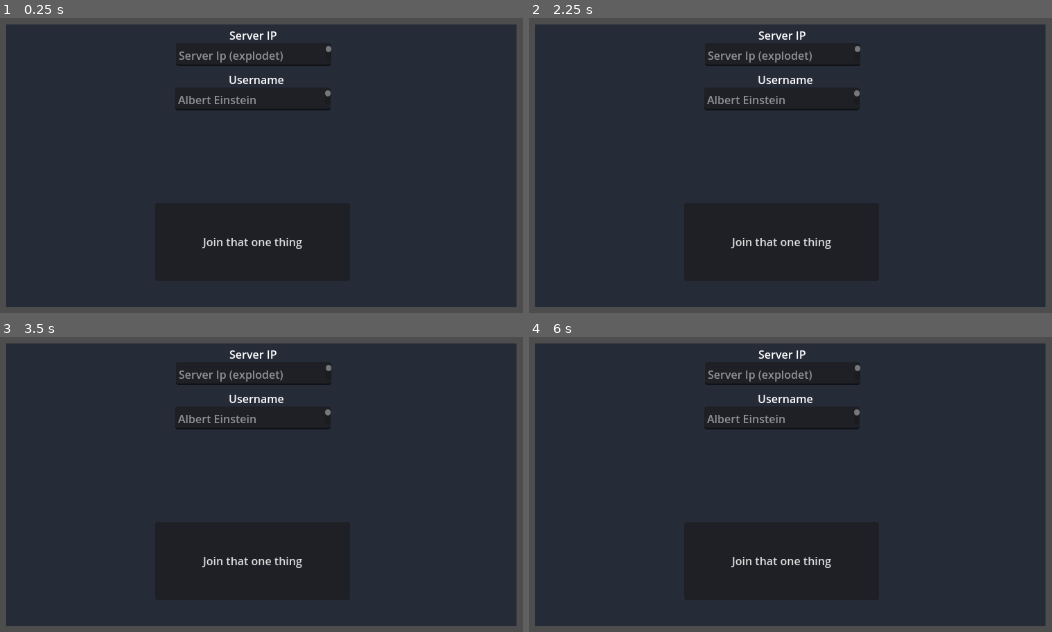
Above: before the commit, frames 1-4 (two rows, left to right).
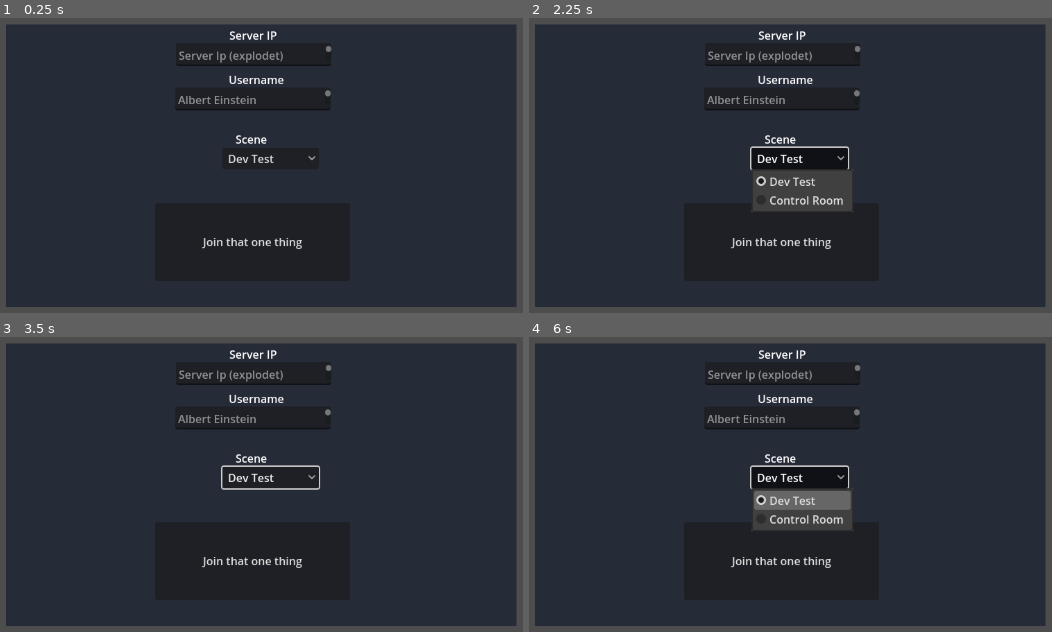
Above: after the commit, the same moments.

Repository: OpenLWR/OpenLWR
Game: Godot game, scene res://lobby.tscn
The game is run twice, just before and just after one commit, with the same random seed, the same clock (stepped at 60 frames per second) and the same inputs.
Inputs (mouse positions are in pixels of both pictures, inside the frame that each line leads up to):
- Up to frame 1 (0.25 s): no input
- Up to frame 2 (2.25 s): click (780, 53) at 0.52 s; type "Alex" at 0.6 s; click (780, 97) at 0.75 s; type "Alex" at 0.83 s; click "Join that one thing" at 1.25 s; click (800, 159) at 2 s, where only the run after the commit has a clickable "Dev Test"
- Up to frame 3 (3.5 s): tap Enter at 2.75 s; move the mouse to (outside the picture) at 2.77 s; hold D (move_right) from 2.78 s (still down); hold E (zoom) from 2.78 s (still down); click (outside the picture) at 2.92 s
- Up to frame 4 (6 s): tap Space at 3.5, 5 s; move the mouse to (759, 578) at 3.52 s; release D (move_right) at 3.53 s; release E (zoom) at 3.53 s; hold S (move_down) 3.53-4.28 s; tap E (zoom) at 3.6, 5.1 s; tap Enter at 4.25, 5.75 s; move the mouse to (994, 457) at 4.27 s; hold D (move_right) 4.28-5.03 s; hold E (zoom) 4.28-5.03 s; move the mouse to (outside the picture) at 5.02 s; hold W (move_up) 5.03-5.78 s; click (outside the picture) at 5.17 s; move the mouse to (outside the picture) at 5.77 s; hold A (move_left) from 5.78 s (still down); hold E (zoom) from 5.78 s (still down)

The runs differ from the first frame. In frame 1, 0.2% of the frame differs, in the area x 43-61%, y 39-50%; in frame 2, 4.0%, in the area x 42-62%, y 39-66%; in frame 3, 0.5%; in frame 4, 4.0%.

Commit message:
Add vsync option, add option for which scene to go to

Diff:
--- a/LobbyScreen.gd
+++ b/LobbyScreen.gd
@@ -1,5 +1,11 @@
 extends Node2D
 
+func _ready():
+	set_scene_dropdown(get_node("Scene"))
+
+func set_scene_dropdown(dropdown):
+	dropdown.add_item("Dev Test")
+	dropdown.add_item("Control Room")
 
 func connect_button_pressed():
 	print("Connect")
@@ -9,4 +15,7 @@
 	print(username_requested)
 	globals.server_ip_requested_tojoin = server_ip_requested
 	globals.username_requested_tojoin = username_requested
-	get_tree().change_scene_to_file("res://node_3d.tscn")
+	if get_node("Scene").selected == 0:
+		get_tree().change_scene_to_file("res://node_3d.tscn")
+	else:
+		get_tree().change_scene_to_file("res://control_room_nmp2.tscn")
--- a/Scenes/Player/GraphicsMenu.gd
+++ b/Scenes/Player/GraphicsMenu.gd
@@ -4,10 +4,12 @@
 func _ready():
 	set_occlusion_dropdown(get_node("Occlusion"))
 	set_antialiasing_dropdown(get_node("Antialiasing"))
+	set_vsync_dropdown(get_node("Vsync"))
 	var viewport = get_viewport()
 	viewport.msaa_3d = 3
 	viewport.use_taa = false
 	viewport.use_occlusion_culling = true
+	DisplayServer.window_set_vsync_mode(DisplayServer.VSYNC_ENABLED)
 
 #TODO: actually set graphics quality
 func set_occlusion_dropdown(dropdown):
@@ -42,3 +44,13 @@
 	elif index == 5:
 		viewport.msaa_3d = 0
 		viewport.use_taa = false
+
+func set_vsync_dropdown(dropdown):
+	dropdown.add_item("On")
+	dropdown.add_item("Disabled")
+
+func _new_vsync_selected(index):
+	if index == 1:
+		DisplayServer.window_set_vsync_mode(DisplayServer.VSYNC_ENABLED)
+	else:
+		DisplayServer.window_set_vsync_mode(DisplayServer.VSYNC_DISABLED)
--- a/Scenes/Player/player.tscn
+++ b/Scenes/Player/player.tscn
@@ -163,6 +163,21 @@
 offset_bottom = -2.0
 text = "Occlusion"
 
+[node name="Vsync" type="OptionButton" parent="Head/Camera3d/Menu/Settings/Settings/Graphics"]
+layout_mode = 0
+offset_left = 151.0
+offset_top = 43.0
+offset_right = 232.0
+offset_bottom = 63.0
+
+[node name="Label" type="Label" parent="Head/Camera3d/Menu/Settings/Settings/Graphics/Vsync"]
+layout_mode = 0
+offset_left = 1.0
+offset_top = -25.0
+offset_right = 78.0
+offset_bottom = -2.0
+text = "VSync"
+
 [node name="Antialiasing" type="OptionButton" parent="Head/Camera3d/Menu/Settings/Settings/Graphics"]
 offset_left = 26.0
 offset_top = 167.0
@@ -192,5 +207,6 @@
 [connection signal="pressed" from="Head/Camera3d/Menu/Menu/Settings" to="Head/Camera3d/Menu" method="_settings_button_pressed"]
 [connection signal="pressed" from="Head/Camera3d/Menu/Menu/Continue" to="Head/Camera3d/Menu" method="_continue_button_pressed"]
 [connection signal="item_selected" from="Head/Camera3d/Menu/Settings/Settings/Graphics/Occlusion" to="Head/Camera3d/Menu/Settings/Settings/Graphics" method="_new_occlusion_selected"]
+[connection signal="item_selected" from="Head/Camera3d/Menu/Settings/Settings/Graphics/Vsync" to="Head/Camera3d/Menu/Settings/Settings/Graphics" method="_new_vsync_selected"]
 [connection signal="item_selected" from="Head/Camera3d/Menu/Settings/Settings/Graphics/Antialiasing" to="Head/Camera3d/Menu/Settings/Settings/Graphics" method="_new_antialiasing_selected"]
 [connection signal="pressed" from="Head/Camera3d/Menu/Settings/Exit" to="Head/Camera3d/Menu" method="_settings_exit_pressed"]
--- a/lobby.tscn
+++ b/lobby.tscn
@@ -52,4 +52,19 @@
 offset_bottom = 56.0
 placeholder_text = "Albert Einstein"
 
+[node name="Scene" type="OptionButton" parent="Node2D"]
+offset_left = 338.0
+offset_top = 196.0
+offset_right = 426.0
+offset_bottom = 216.0
+
+[node name="Label" type="Label" parent="Node2D/Scene"]
+layout_mode = 0
+offset_left = 8.0
+offset_top = -24.0
+offset_right = 77.0
+offset_bottom = -1.0
+text = "Scene"
+horizontal_alignment = 1
+
 [connection signal="pressed" from="Node2D/Button" to="Node2D" method="connect_button_pressed"]
